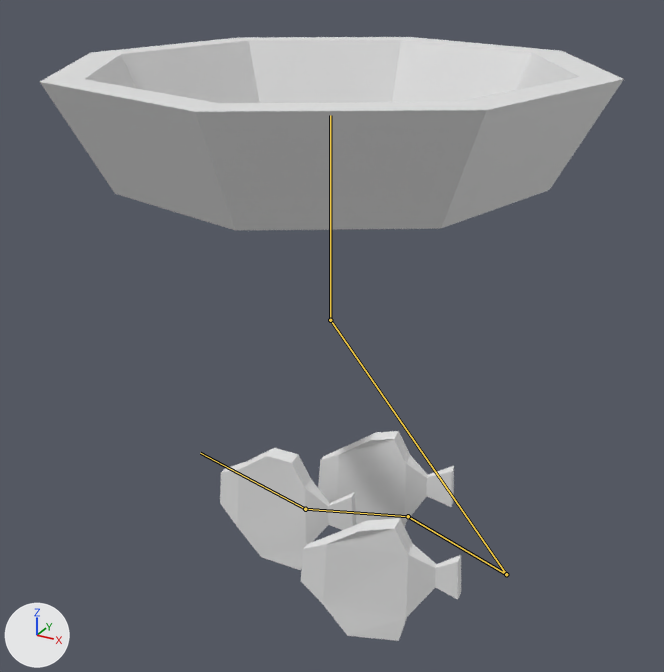
The Blender file Assets/Raw/mediumfish.blend: old version first, new version second.
Before and after are seen from a camera (50 mm lens) standing at (0.815, -1.478, 0.705) and looking at (-0.007, 0.018, -0.043). Arrows for +X, +Y and +Z are at lower left; the lights stay in place. Both versions are drawn at frame 100 of the action 'Idle'; the numbers are the values there. The bones that bend it are drawn over the model as lines.

Names of what the first picture shows: 'MediumFish', 'Ring'.
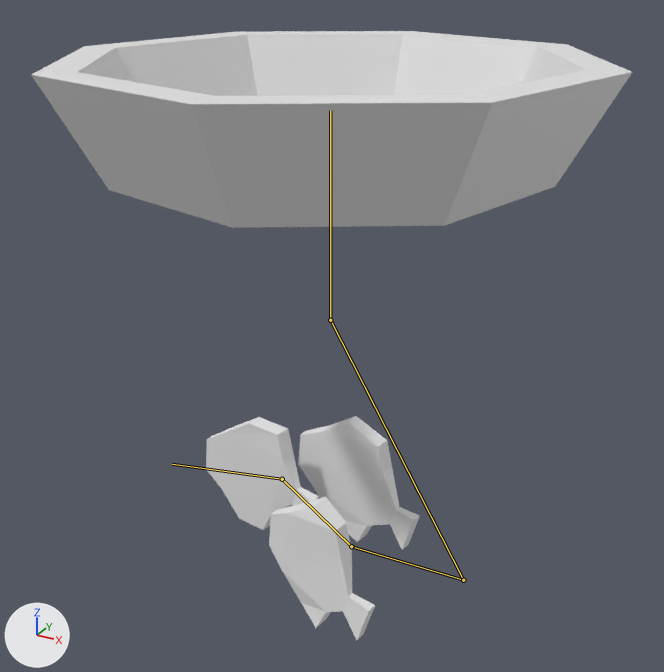
Commit message: Improved fish anim

Patch to the scene script:
```diff
--- a/Assets/Raw/mediumfish.blend.py
+++ b/Assets/Raw/mediumfish.blend.py
@@ bone_ring @@
 bone_ring = bpy.data.objects['Armature'].pose.bones['Ring']
-bone_ring.rotation_euler = (0.0, -2.217, 0.0)  # degrees (0, -127, 0)
-bone_ring.scale = (1.0, 1.0, 1.0)
+bone_ring.rotation_euler = (0.0, 2.496, 0.0)  # degrees (0, 143, 0)
+bone_ring.scale = (1.02, 1.02, 1.02)
@@ bone_base @@
 bone_base = bpy.data.objects['Armature'].pose.bones['Base']
-bone_base.rotation_quaternion = (1.0, 0.0, 0.0, 0.0)  # degrees (0, 0, 0)
+bone_base.rotation_quaternion = (0.996, 0.075, 0.004, 0.06)  # degrees (9, 0, 7)
@@ bone_swim1 @@
 bone_swim1 = bpy.data.objects['Armature'].pose.bones['Swim1']  # child of 'Base'
-bone_swim1.rotation_quaternion = (0.992, 0.042, -0.012, -0.118)  # degrees (5, -1, -14)
+bone_swim1.rotation_quaternion = (0.994, -0.058, -0.001, 0.056)  # degrees (-7, 0, 6)
@@ bone_swim2 @@
 bone_swim2 = bpy.data.objects['Armature'].pose.bones['Swim2']  # child of 'Swim1'
-bone_swim2.rotation_quaternion = (0.966, -0.087, 0.026, 0.241)  # degrees (-9, 5, 28)
+bone_swim2.rotation_quaternion = (0.952, 0.135, 0.02, -0.181)  # degrees (15, 5, -21)
@@ bone_swim3 @@
 bone_swim3 = bpy.data.objects['Armature'].pose.bones['Swim3']  # child of 'Swim2'
-bone_swim3.rotation_quaternion = (0.98, 0.149, -0.041, -0.126)  # degrees (18, -2, -15)
+bone_swim3.rotation_quaternion = (0.93, -0.208, -0.01, 0.178)  # degrees (-25, 3, 21)
```

Where the change shows, as pixel boxes (x1, y1, x2, y2) in the pictures (664 x 672 px):
'Ring', posed: before (40, 37, 624, 230); after (31, 31, 632, 228)
'MediumFish', posed (11% narrower, 7% taller): before (220, 431, 461, 641); after (206, 416, 420, 640)
bone 'Ring', root to tip: before (330, 320) to (330, 115); after (330, 320) to (330, 110)
bone 'Base', root to tip: before (330, 320) to (506, 574); after (330, 320) to (463, 580)
bone 'Swim1', root to tip: before (506, 574) to (408, 516); after (463, 580) to (351, 546)
bone 'Swim2', root to tip: before (408, 516) to (305, 509); after (351, 546) to (282, 479)
bone 'Swim3', root to tip: before (305, 509) to (200, 453); after (282, 479) to (172, 464)
